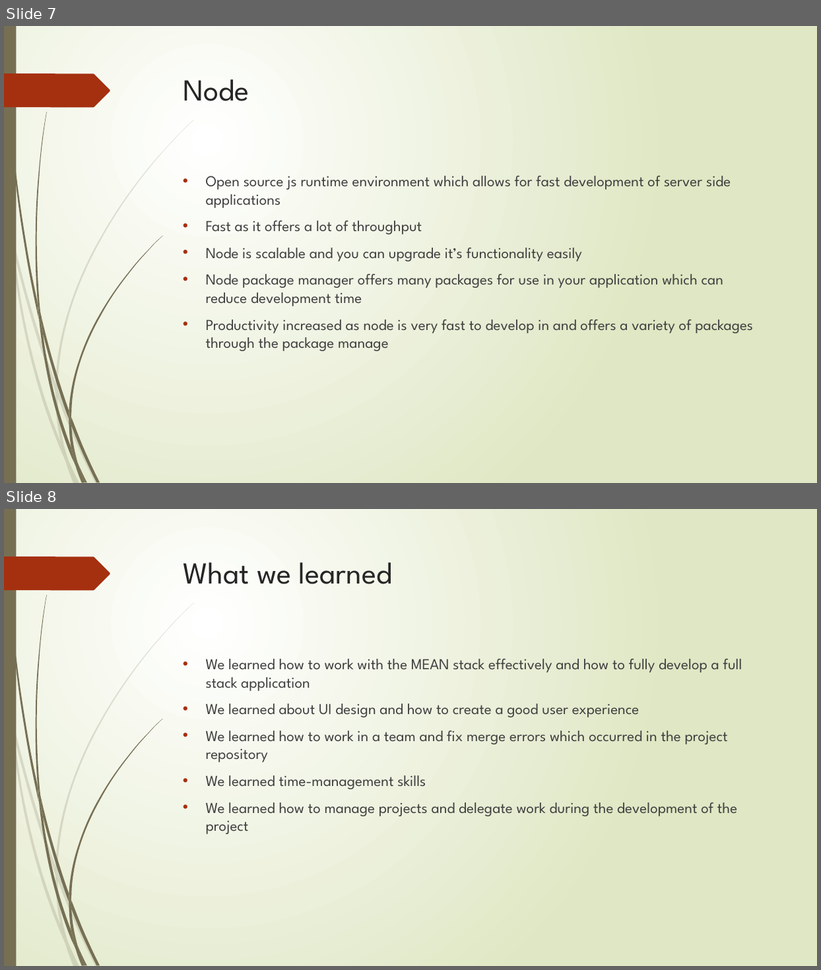
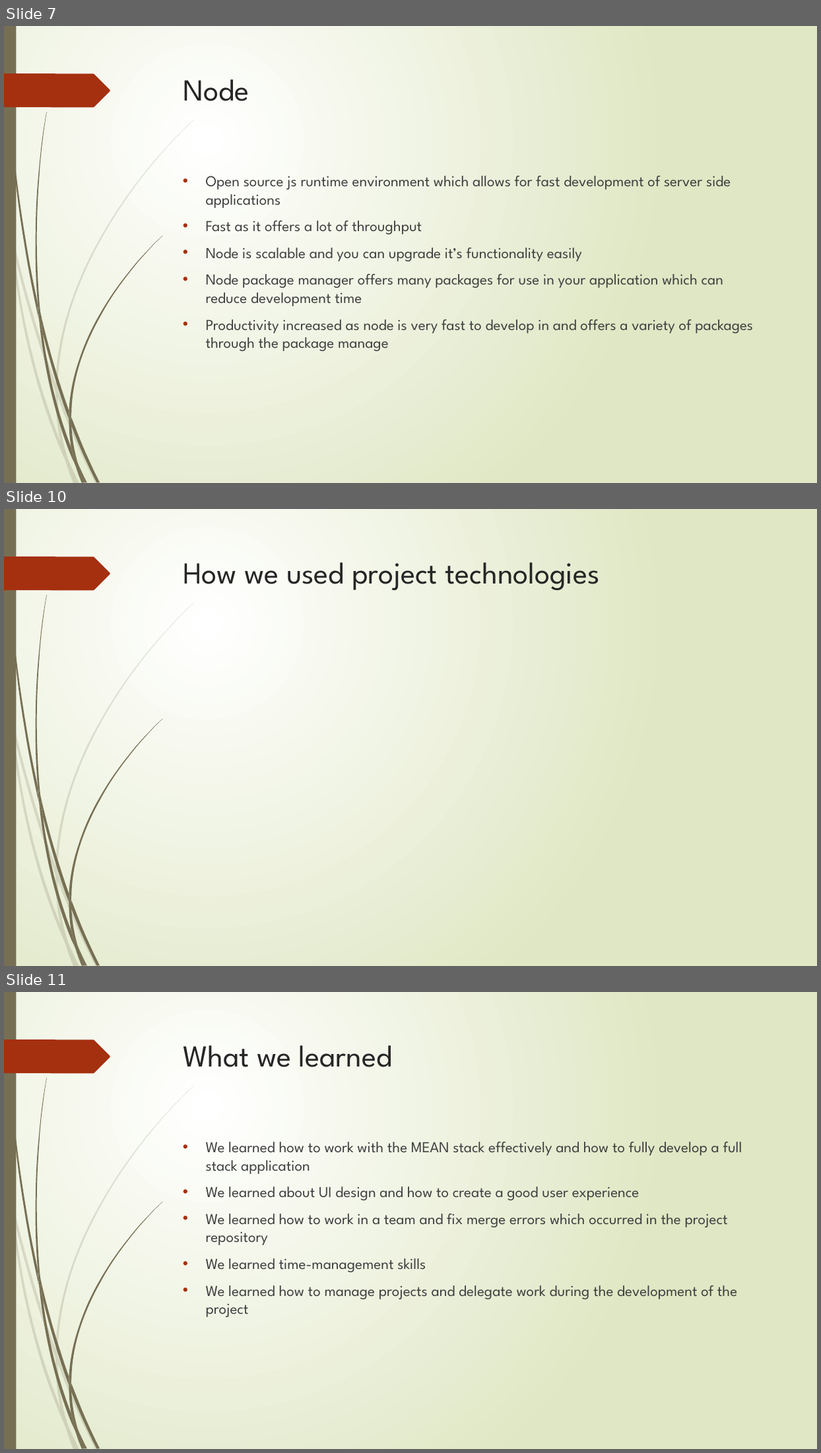
Before and after one commit to Ultan-Kearns/eCommerceApp, a slide deck: Presentation IT Professional.pptx. Shown one above the other, each under a label of ours: slides 7 and 8 before the commit, slides 7, 10 and 11 after it; the slides between them are not shown. The pictures are 821x970 and 821x1453 pixels, drawn with LibreOffice and Linux fonts; fonts in the diff are those of the drawing. Boxes give left, top, right and bottom in pixels: in the first picture for what was removed or moved away, otherwise in the second. Text is boxed around its words. In the diff, an @@ line names an element or a change of style, - is before the commit and + after.

Commit message:
Added slides for project need work
Project aims and goals and empty slide layouts

```diff
--- a/Presentation IT Professional.pptx
+++ b/Presentation IT Professional.pptx
@@ slide 10 added at [4,509,817,966], background gradient #FFFFFF to #DFE8C4; not listed: 24 template elements that a slide beside it also shows @@
@@ title added at [183,562,599,590], 36 pt, text #262626 @@
+How we used project technologies
@@ what was slide 8 is now slide 11 @@
```
Also in this commit, not shown: 2 other slides added.
